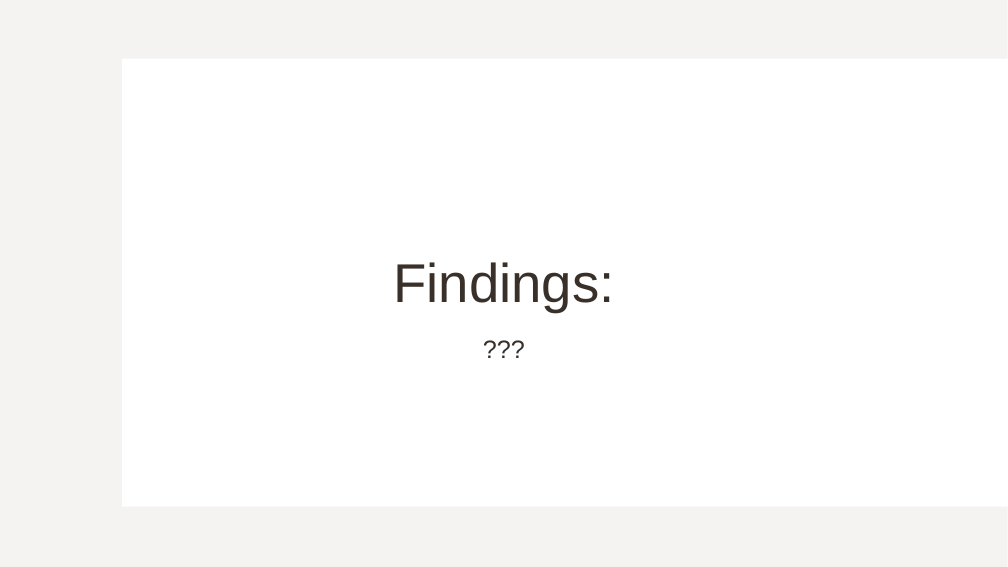
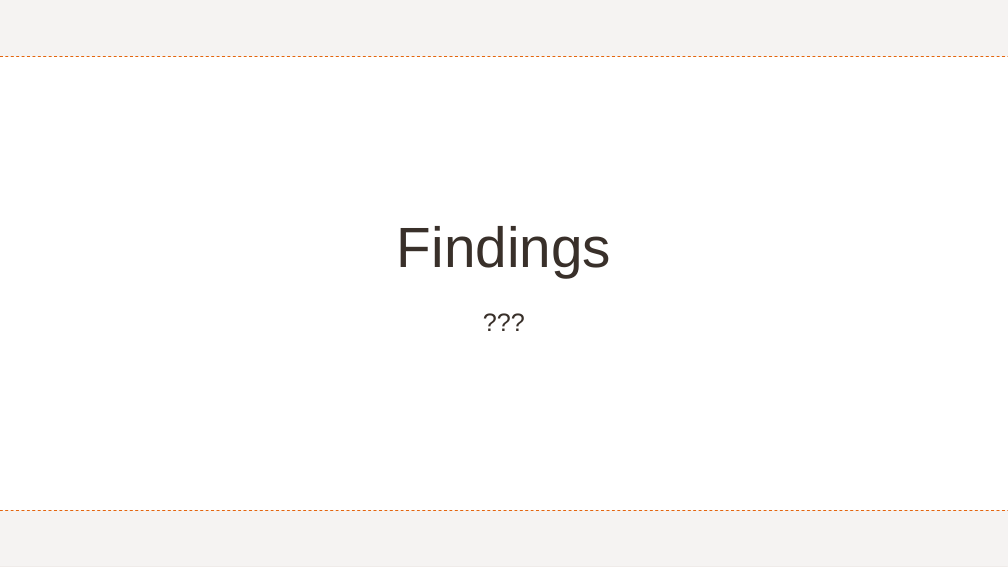
Before and after one commit to Kakhai1/bootcamp_project, a slide deck: slide 17 of Project 1 - Group 6 Slides_KT.pptx (slide 18 before the commit). Drawn at 1008x567 pixels with LibreOffice and Linux fonts; fonts in the diff are those of the drawing. Boxes give left, top, right and bottom in pixels: in the first picture for what was removed or moved away, otherwise in the second. Text is boxed around its words. In the diff, an @@ line names an element or a change of style, - is before the commit and + after.

```diff
--- a/Project 1 - Group 6 Slides_KT.pptx
+++ b/Project 1 - Group 6 Slides_KT.pptx
@@ rectangle added at [0, 0, 1008, 566], fill #FFFFFF @@
@@ rectangle added at [0, 0, 1008, 567], fill #E5DEDB at 35% opacity @@
@@ rectangle added at [0, 57, 1008, 510], fill #FFFFFF @@
@@ line added from (0, 56) to (1008, 56), #E4650E 0.75 pt dashed @@
@@ title at [397, 226, 611, 277]: text changed; size 52 to 54 pt @@
-Findings:
+Findings
@@ subtitle "???" rewrapped from [126, 326, 882, 463] to [123, 299, 885, 483] @@
@@ line added from (0, 510) to (1008, 510), #E4650E 0.75 pt dashed @@
```
Also in this commit, not shown: 9 other slides changed, 3 slides added, 4 slides removed.
